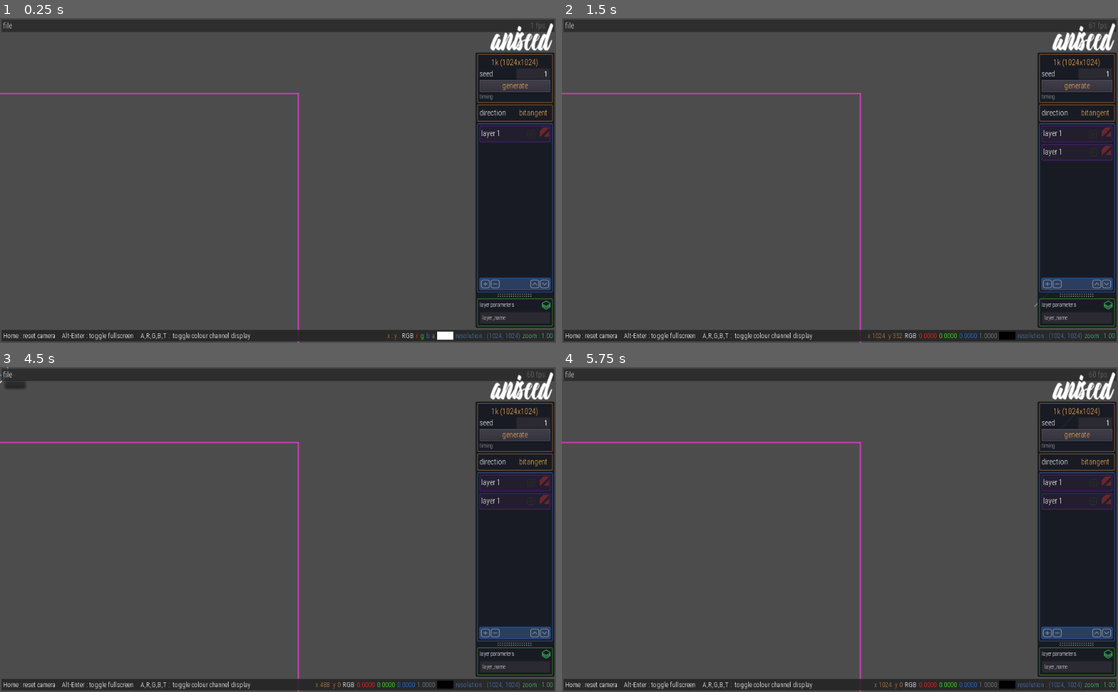
Above: before the commit, frames 1-4 (two rows, left to right).
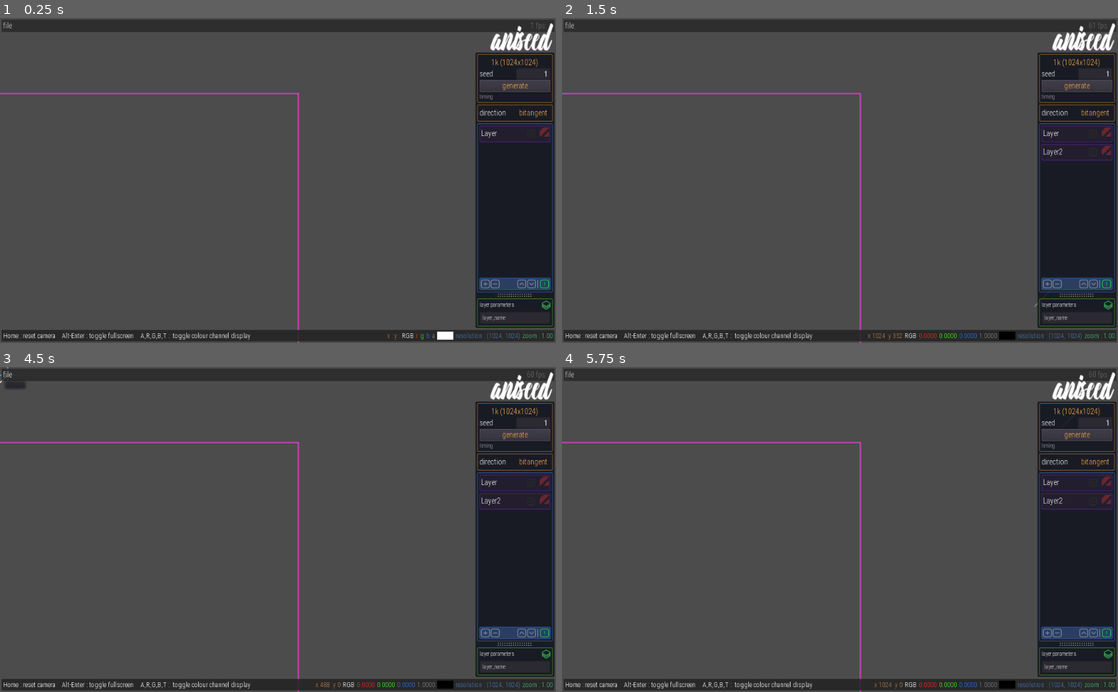
Above: after the commit, the same moments.

Repository: ioxu/microscratches-generator
Game: Godot game, scene res://scenes/main.tscn
Two runs of this game, one before a commit and one after it. Both use one fixed random seed, a clock stepped at 60 frames per second and the inputs below.
Inputs (mouse positions are in pixels of both pictures, inside the frame that each line leads up to; where the layout moved, square brackets give the same spot in the first picture):
- Up to frame 1 (0.25 s): no input
- Up to frame 2 (1.5 s): click (1045, 284) at 0.5 s; click (1056, 284) at 1.25 s
- Up to frame 3 (4.5 s): click (522, 633) [533, 633] at 2 s; click (533, 633) [544, 633] at 2.75 s; click (544, 633) at 3.52 s; click "file" at 4.25 s
- Up to frame 4 (5.75 s): click "1k (1024x1024)" at 5 s

The runs differ from the first frame. In frame 1, less than 0.1% of the frame differs, in the area x 86-99%, y 34-84%; in frame 2, 0.1%; in frame 3, 0.1%; in frame 4, 0.1%.
Error in both runs: Assertion failed: This project must only be developed in engine versions 3.2.3 and earlier (res://scenes/main.gd:26)

Commit message:
move and delete layers

Diff:
--- a/scenes/layer.gd
+++ b/scenes/layer.gd
@@ -1,4 +1,6 @@
 extends PanelContainer
+
+export var layer_name = "Layer" setget set_layer_name
 
 export var border_colour := Color(0.56, 0.15, 0.89, 0.64)
 export var border_colour_hilight := Color(0.56, 0.15, 0.89, 0.64)
@@ -10,8 +12,10 @@
 var selected = false
 var hilighted = false
 
+var layer_name_label : Label
 var style_panel : StyleBox
 
+# select-action:
 signal selected( selected_layer )
 signal deselected( deselected_layer )
 
@@ -21,6 +25,12 @@
 	style_panel = get("custom_styles/panel")
 	style_panel.border_color = border_colour
 	style_panel.bg_color = background_colour
+	layer_name_label = find_node("layerName_Label")
+
+
+func set_layer_name(new_name) -> void:
+	layer_name = new_name
+	layer_name_label.text = layer_name
 
 
 func _input(event: InputEvent) -> void:
@@ -64,5 +74,7 @@
 	if not selected:
 		style_panel.border_color = border_colour
 
-#func _to_string() -> String:
-#	return "thingo"#"%s"%str(self)
+func _to_string() -> String:
+	# "[ClassName:RID]"
+	# "[%s:%s]"%[self.get_class(), self.get_instance_id()]
+	return "Layer [%s:%s] (%s)"%[self.get_class(), self.get_instance_id(), self.layer_name]
--- a/scenes/layer.tscn
+++ b/scenes/layer.tscn
@@ -53,13 +53,13 @@
 
 [node name="layerName_Label" type="Label" parent="MarginContainer/HBoxContainer"]
 margin_top = 3.0
-margin_right = 36.0
+margin_right = 29.0
 margin_bottom = 20.0
 custom_fonts/font = SubResource( 2 )
-text = "layer 1"
+text = "Layer"
 
 [node name="Control" type="Control" parent="MarginContainer/HBoxContainer"]
-margin_left = 40.0
+margin_left = 33.0
 margin_right = 76.0
 margin_bottom = 24.0
 mouse_filter = 2
--- a/scenes/layerManager.gd
+++ b/scenes/layerManager.gd
@@ -5,6 +5,8 @@
 var layers : Array
 var selected_layers : Array
 var layerListContainer : VBoxContainer
+
+var _layers_count = 0
 
 # layers
 const ui_layer = preload("res://scenes/layer.tscn")
@@ -16,28 +18,64 @@
 	for l in layerListContainer.get_children():
 		connect_layer_signals(l)
 		pprint("   %s"%l)
+		layers.append( l )
+		_layers_count += 1
 
 
 func add_layer()->void:
 	pprint("add layer")
 	var l = ui_layer.instance()
 	layerListContainer.add_child(l)
+	_layers_count +=1
+	l.layer_name = "Layer%s"%_layers_count
+	layers.append( l )
 	connect_layer_signals(l)
+
+
+func remove_selected_layers() -> void:
+	var layers_to_free = []
+	if layerListContainer.get_child_count() > 0:
+		for l in layerListContainer.get_children():
+			if selected_layers.find(l) != -1:
+				layers_to_free.append(l)
+
+	for l in layers_to_free:
+		selected_layers.remove( selected_layers.find(l) )
+		layers.remove( layers.find(l) )
+		pprint("removing layer: %s"%l)
+		l.queue_free()
+
+
+func move_selected_layers_up() -> void:
+	for l in selected_layers:
+		var new_position = l.get_index() -1
+		if new_position != -1:
+			l.get_parent().move_child( l, l.get_index() -1 )
+
+
+func move_selected_layers_down() -> void:
+	for l in selected_layers:
+		l.get_parent().move_child( l, l.get_index() +1 )
 
 
 func _on_layer_selected( selected_layer )->void:
 	pprint("layer selected %s"%selected_layer)
-
+	selected_layers.append(selected_layer)
 
 
 func _on_layer_deselected( deselected_layer )->void:
 	pprint("layer deselected %s"%deselected_layer)
+	selected_layers.remove( selected_layers.find(deselected_layer) )
 
 
 func print_layers() -> void:
-	pprint("layers:")
+	pprint("layers: (n:%s, %s selected)"%[len(layers), len(selected_layers)])
 	for l in layers:
-		print("  %s"%l)
+		var ss = ""
+		if selected_layers.find(l) != -1:
+			ss = "(selected)"
+		print("  %s %s"%[l, ss])
+
 
 
 func connect_layer_signals(layer)->void:
--- a/scenes/main.tscn
+++ b/scenes/main.tscn
@@ -17,6 +17,7 @@
 [ext_resource path="res://textures/down.png" type="Texture" id=15]
 [ext_resource path="res://scenes/layer.tscn" type="PackedScene" id=16]
 [ext_resource path="res://scenes/layerManager.gd" type="Script" id=17]
+[ext_resource path="res://textures/alert.png" type="Texture" id=18]
 
 [sub_resource type="ShaderMaterial" id=1]
 shader = ExtResource( 10 )
@@ -517,21 +518,21 @@
 margin_right = 34.0
 margin_bottom = 16.0
 rect_min_size = Vector2( 16, 16 )
-hint_tooltip = "remove layer"
+hint_tooltip = "remove selected layers"
 texture_normal = ExtResource( 13 )
 expand = true
 stretch_mode = 4
 
 [node name="Control" type="Control" parent="ui/Control/MarginContainer/VBoxContainer/Control/HBoxContainer/VBoxContainer/PanelContainer/MarginContainer/VBoxContainer/VSplitContainer/layersPanel_PanelContainer/MarginContainer/VBoxContainer/layersControl_PanelContainer/MarginContainer/HBoxContainer"]
 margin_left = 36.0
-margin_right = 89.0
+margin_right = 65.0
 margin_bottom = 16.0
 size_flags_horizontal = 3
 
 [node name="moveLayerUp_TextureButton" type="TextureButton" parent="ui/Control/MarginContainer/VBoxContainer/Control/HB …(204 unchanged characters)…
 modulate = Color( 1, 1, 1, 0.482353 )
-margin_left = 91.0
-margin_right = 107.0
+margin_left = 67.0
+margin_right = 83.0
 margin_bottom = 16.0
 rect_min_size = Vector2( 16, 16 )
 hint_tooltip = "move layer up"
@@ -541,12 +542,31 @@
 
 [node name="moveLayerDown_TextureButton" type="TextureButton" parent="ui/Control/MarginContainer/VBoxContainer/Control/ …(206 unchanged characters)…
 modulate = Color( 1, 1, 1, 0.482353 )
-margin_left = 109.0
-margin_right = 125.0
+margin_left = 85.0
+margin_right = 101.0
 margin_bottom = 16.0
 rect_min_size = Vector2( 16, 16 )
 hint_tooltip = "move layer down"
 texture_normal = ExtResource( 15 )
+expand = true
+stretch_mode = 4
+
+[node name="VSeparator" type="VSeparator" parent="ui/Control/MarginContainer/VBoxContainer/Control/HBoxContainer/VBoxContainer/PanelContainer/MarginContainer/VBoxContainer/VSplitContainer/layersPanel_PanelContainer/MarginContainer/VBoxContainer/layersControl_PanelContainer/MarginContainer/HBoxContainer"]
+margin_left = 103.0
+margin_right = 107.0
+margin_bottom = 16.0
+__meta__ = {
+"_edit_use_anchors_": false
+}
+
+[node name="layersInformation_TextureButton" type="TextureButton" parent="ui/Control/MarginContainer/VBoxContainer/Control/HBoxContainer/VBoxContainer/PanelContainer/MarginContainer/VBoxContainer/VSplitContainer/layersPanel_PanelContainer/MarginContainer/VBoxContainer/layersControl_PanelContainer/MarginContainer/HBoxContainer"]
+modulate = Color( 0.152941, 0.854902, 0.411765, 1 )
+margin_left = 109.0
+margin_right = 125.0
+margin_bottom = 16.0
+rect_min_size = Vector2( 16, 16 )
+hint_tooltip = "move layer down"
+texture_normal = ExtResource( 18 )
 expand = true
 stretch_mode = 4
 
@@ -833,6 +853,7 @@
 [connection signal="pressed" from="ui/Control/MarginContainer/VBoxContainer/Control/HBoxContainer/VBoxContainer/PanelCo …(252 unchanged characters)…
 [connection signal="pressed" from="ui/Control/MarginContainer/VBoxContainer/Control/HBoxContainer/VBoxContainer/PanelCo …(252 unchanged characters)…
 [connection signal="pressed" from="ui/Control/MarginContainer/VBoxContainer/Control/HBoxContainer/VBoxContainer/PanelCo …(256 unchanged characters)…
+[connection signal="pressed" from="ui/Control/MarginContainer/VBoxContainer/Control/HBoxContainer/VBoxContainer/PanelContainer/MarginContainer/VBoxContainer/VSplitContainer/layersPanel_PanelContainer/MarginContainer/VBoxContainer/layersControl_PanelContainer/MarginContainer/HBoxContainer/layersInformation_TextureButton" to="ui" method="_on_layersInformation_TextureButton_pressed"]
 [connection signal="about_to_show" from="ui/file_export_FileDialog" to="ui" method="_on_file_export_FileDialog_about_to_show"]
 [connection signal="file_selected" from="ui/file_export_FileDialog" to="." method="_on_file_export_FileDialog_file_selected"]
 [connection signal="popup_hide" from="ui/file_export_FileDialog" to="ui" method="_on_file_export_FileDialog_popup_hide"]
--- a/scenes/ui.gd
+++ b/scenes/ui.gd
@@ -180,6 +180,7 @@
 
 func _on_removeLayer_TextureButton_pressed() -> void:
 	print("[ui][layers] remove layer")
+	$layerManager.remove_selected_layers()
 #	if layerListContainer.get_child_count() > 0:
 #		var l = layerListContainer.get_child(0)
 #		l.queue_free()
@@ -187,7 +188,13 @@
 
 func _on_moveLayerUp_TextureButton_pressed() -> void:
 	print("[ui][layers] move layer up")
+	$layerManager.move_selected_layers_up()
 
 
 func _on_moveLayerDown_TextureButton_pressed() -> void:
 	print("[ui][layers] move layer down")
+	$layerManager.move_selected_layers_down()
+
+
+func _on_layersInformation_TextureButton_pressed() -> void:
+	$layerManager.print_layers()
Not shown: 1 places in scenes/main.tscn that only renumber resources
Binary file added: textures/alert.png
Not shown, added: textures/alert.png.import
Not shown, changed: README.md
